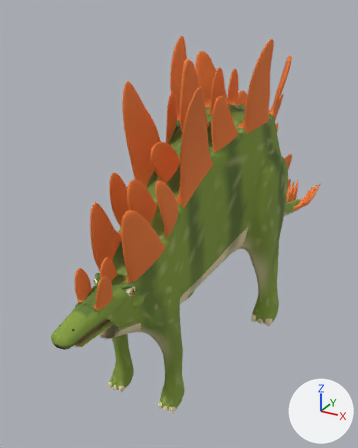
An edit to the glTF model assets/models/dinos/stego.glb, drawn before and after from the same camera.
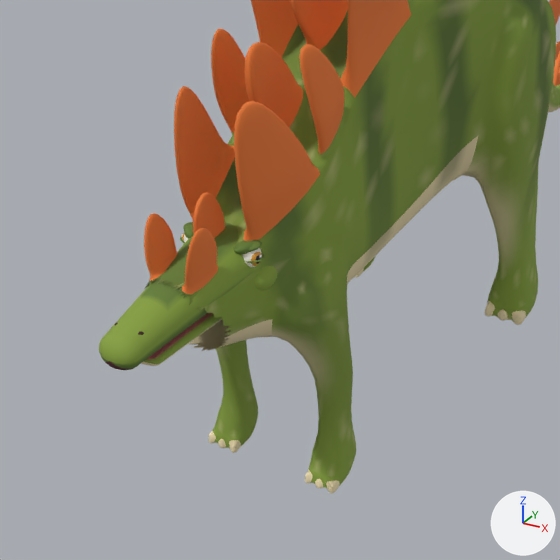
Each version appears first whole from a 50 mm lens placed at (6.88, -13.52, 11.26), pointed at (-1.7, 2.08, 3.46), and next in a close-up on the part from 0% to 81% of the width and 35% to 100% of the height. The axes (+X, +Y, +Z) are drawn at lower right. The lights are the same throughout. The first two pictures are the older version. Where no turn or scale is listed for an object, it has been applied to the vertices. Vertices at exactly the same position are counted once.

Before the edit, the objects in view are built like this:
```python
me_mesh_0 = bpy.data.meshes.new('Mesh_0')
me_mesh_0.from_pydata(...)  # 16412 vertices, 32756 faces; spans x -2.3..2.3, y -5.7..15.3, z -0.1..10.3
me_mesh_0.materials.append(mat_dinosaur_vertex_palette)
me_mesh_1 = bpy.data.meshes.new('Mesh_1')
me_mesh_1.from_pydata(...)  # 1823 vertices, 3600 faces; spans x -0.7..0.7, y -2.33..0.84, z -0.48..0.68
me_mesh_1.materials.append(mat_material_1)
me_mesh_2 = bpy.data.meshes.new('Mesh_2')
me_mesh_2.from_pydata(...)  # 800 vertices, 1568 faces; spans x -0.636..0.633, y -0.105..0.211, z 0.242..0.564
me_mesh_2.materials.append(mat_material_2)
me_mesh_3 = bpy.data.meshes.new('Mesh_3')
me_mesh_3.from_pydata(...)  # 288 vertices, 504 faces; spans x -0.667..0.667, y -0.157..0.157, z -0.022..0.022
me_mesh_3.materials.append(mat_material_1)
me_mesh_4 = bpy.data.meshes.new('Mesh_4')
me_mesh_4.from_pydata(...)  # 508 vertices, 1008 faces; spans x -0.614..0.613, y -0.184..0.077, z 0.487..0.608
me_mesh_4.materials.append(mat_material_1)
me_mesh_5 = bpy.data.meshes.new('Mesh_5')
me_mesh_5.from_pydata(...)  # 901 vertices, 1780 faces; spans x -0.53..0.53, y -2.09..0.34, z -0.27..0.01
me_mesh_5.materials.append(mat_material_1)
ob_faceeyelids = bpy.data.objects.new('FaceEyelids', me_mesh_3)
ob_faceeyelids.location = (0.0, -4.49, 4.58)
ob_faceeyes = bpy.data.objects.new('FaceEyes', me_mesh_2)
ob_faceeyes.parent = ob_detailedface
ob_faceeyes.location = (0.0, 0.0, 0.0)
ob_mesh_1 = bpy.data.objects.new('mesh_1', me_mesh_1)
ob_mesh_1.location = (0.0, -4.44, 4.18)
ob_mesh_4 = bpy.data.objects.new('mesh_4', me_mesh_4)
ob_mesh_4.location = (0.0, -4.44, 4.18)
ob_mesh_5 = bpy.data.objects.new('mesh_5', me_mesh_5)
ob_mesh_5.location = (0.0, -4.22, 4.05)
ob_stegosaurus = bpy.data.objects.new('Stegosaurus', me_mesh_0)
ob_stegosaurus.location = (0.0, 0.0, 0.0)
```
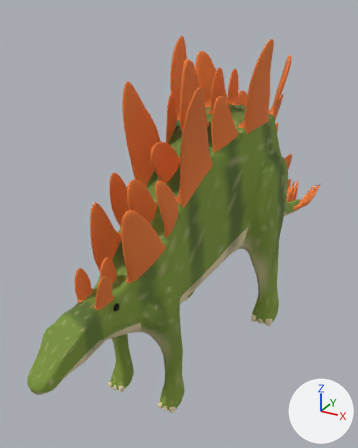
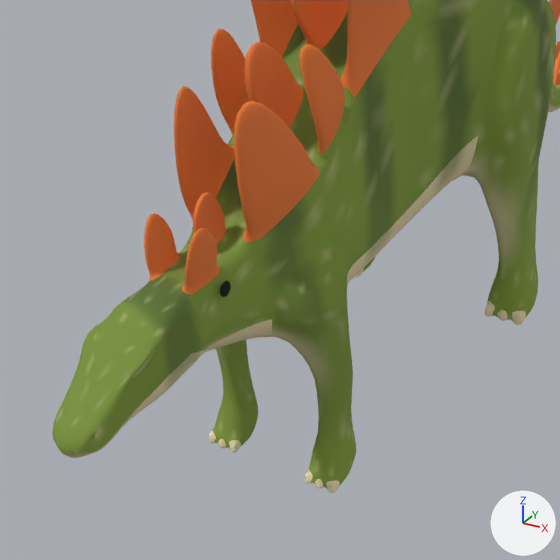
What differs and where, as boxes (x1, y1, x2, y2) in the close-ups (560 x 560 px):
'Stegosaurus', reshaped: before (144, 0, 560, 493); after (53, 0, 560, 493)
'mesh_1', deleted (green): before (99, 223, 277, 370)
'mesh_5', deleted (green): before (141, 313, 222, 366)
'FaceEyes', no longer drawn: before (181, 234, 262, 267)
'EyeDotRight', added: after (220, 281, 231, 297)
'mesh_4', deleted: before (183, 222, 261, 252)
'FaceEyelids', deleted (mostly hidden): before (180, 237, 265, 263)
part 1 of me_mesh_0, built on: before (213, 312, 222, 317); after (53, 284, 224, 458)

The change, as a list of edits to the scene's bpy script:
```text
Change me_mesh_0:
    used by ob_stegosaurus; location = (0.0, 0.0, 0.0)
    remove me_mesh_0.from_pydata(...)  # 16412 vertices, 32756 faces; spans x -2.3..2.3, y -5.7..15.3, z -0.1..10.3
    add me_mesh_0.from_pydata(...)  # 18364 vertices, 36752 faces; spans x -2.3..2.3, y -7.6..15.3, z -0.1..10.3
    me_mesh_0 part 1: 2 vertices moved within x -0.5..0.5, y -5.4, z 4.1; 1952 vertices added at x -0.5..0.5, y -7.6..-5.2, z 3.3..4.7
Add me_mesh_2_1:
    me_mesh_2_1.from_pydata(...)  # 204 vertices, 352 faces; spans x -0.047..0.047, y -0.105..0.105, z -0.105..0.105
    me_mesh_2_1.materials.append(mat_material_1)
Remove ob_mesh_1:
    ob_mesh_1 = bpy.data.objects.new('mesh_1', me_mesh_1)
    ob_mesh_1.location = (0.0, -4.44, 4.18)
Change ob_faceeyes:
    remove ob_faceeyes.parent = ob_detailedface
    ob_faceeyes: bpy.data.objects.new('FaceEyes', me_mesh_2) -> bpy.data.objects.new('FaceEyes', None)
    ob_faceeyes.location: (0.0, 0.0, 0.0) -> (-0.000192, -4.676, 4.264)
    ob_faceeyes.rotation_euler: (0.0, 0.0, 0.0) -> (1.306, -2.632, 0.128)  # degrees (0, 0, 0) -> degrees (75, -151, 7.3)
    ob_faceeyes.scale: (1.0, 1.0, 1.0) -> (2.0, 2.0, 2.0)
Remove ob_faceeyelids:
    ob_faceeyelids = bpy.data.objects.new('FaceEyelids', me_mesh_3)
    ob_faceeyelids.location = (0.0, -4.49, 4.58)
Remove ob_mesh_4:
    ob_mesh_4 = bpy.data.objects.new('mesh_4', me_mesh_4)
    ob_mesh_4.location = (0.0, -4.44, 4.18)
Remove ob_mesh_5:
    ob_mesh_5 = bpy.data.objects.new('mesh_5', me_mesh_5)
    ob_mesh_5.location = (0.0, -4.22, 4.05)
Add ob_eyedotright:
    ob_eyedotright = bpy.data.objects.new('EyeDotRight', me_mesh_2_1)
    ob_eyedotright.location = (0.5, -5.12, 4.43)
```
